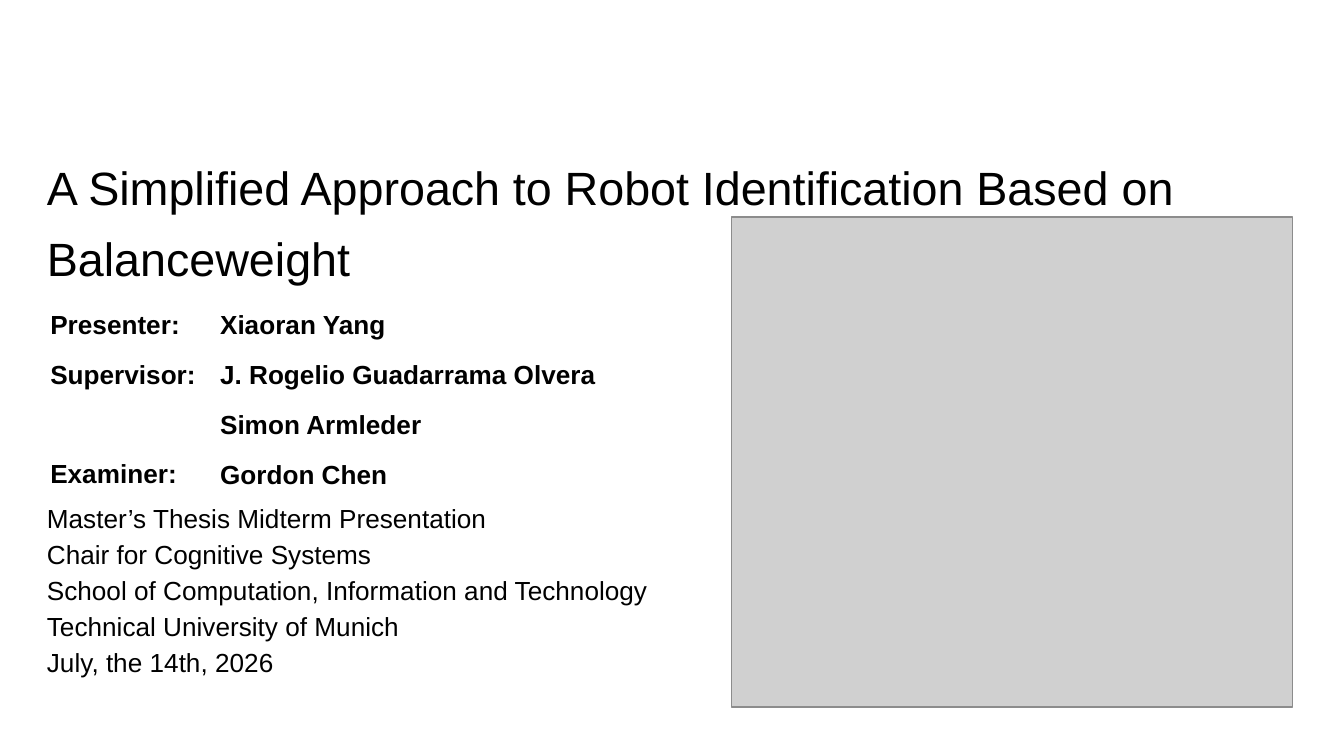
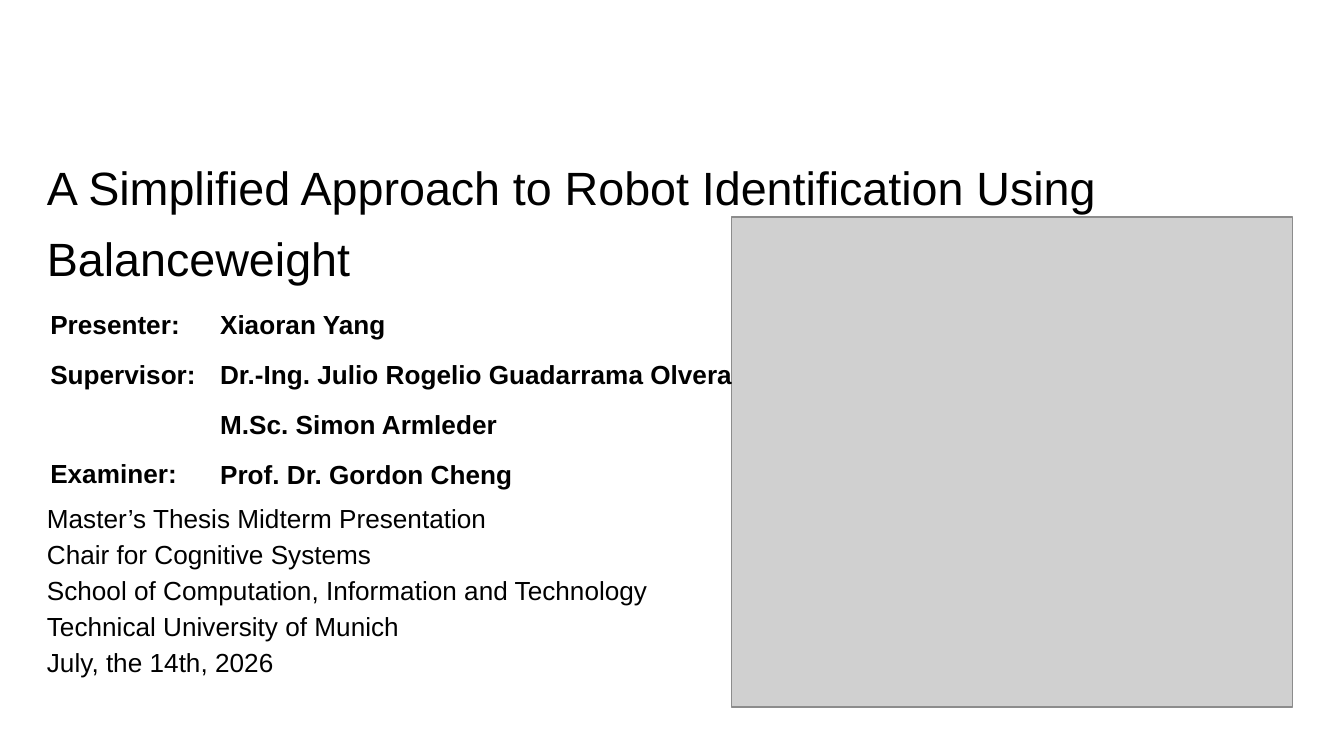
Before and after one commit to IDoccupled/identification, a slide deck: slide 1 of presentation/Midterm.odp. Drawn at 1344x756 pixels with LibreOffice and Linux fonts; fonts in the diff are those of the drawing; grey boxes stand for pictures; background and template pictures are left out. Boxes give left, top, right and bottom in pixels: in the first picture for what was removed or moved away, otherwise in the second. Text is boxed around its words. In the diff, an @@ line names an element or a change of style, - is before the commit and + after.

```diff
--- a/presentation/Midterm.odp
+++ b/presentation/Midterm.odp
@@ title at box(47, 171, 1095, 286): text changed @@
-A Simplified Approach to Robot Identification Based on Balanceweight
+A Simplified Approach to Robot Identification Using Balanceweight
@@ text at box(220, 365, 731, 489): text changed @@
-J. Rogelio Guadarrama Olvera
-Simon Armleder
-Gordon Chen
+Dr.-Ing. Julio Rogelio Guadarrama Olvera
+M.Sc. Simon Armleder
+Prof. Dr. Gordon Cheng
```
Also in this commit, not shown: 8 other slides changed, 2 slides added, 1 other file.
